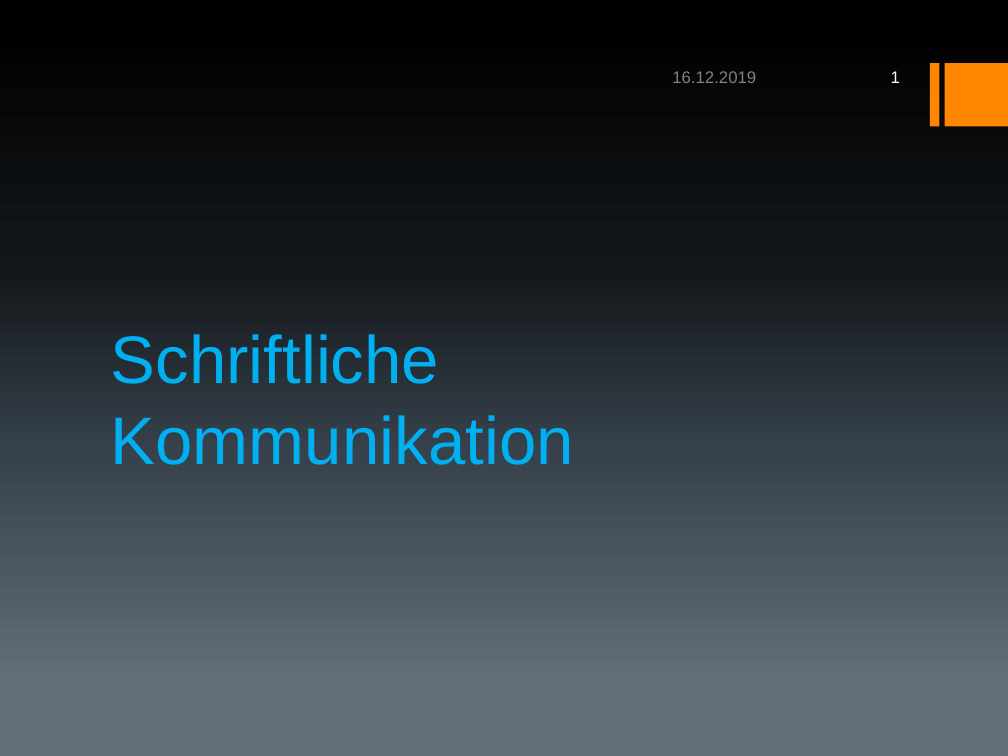
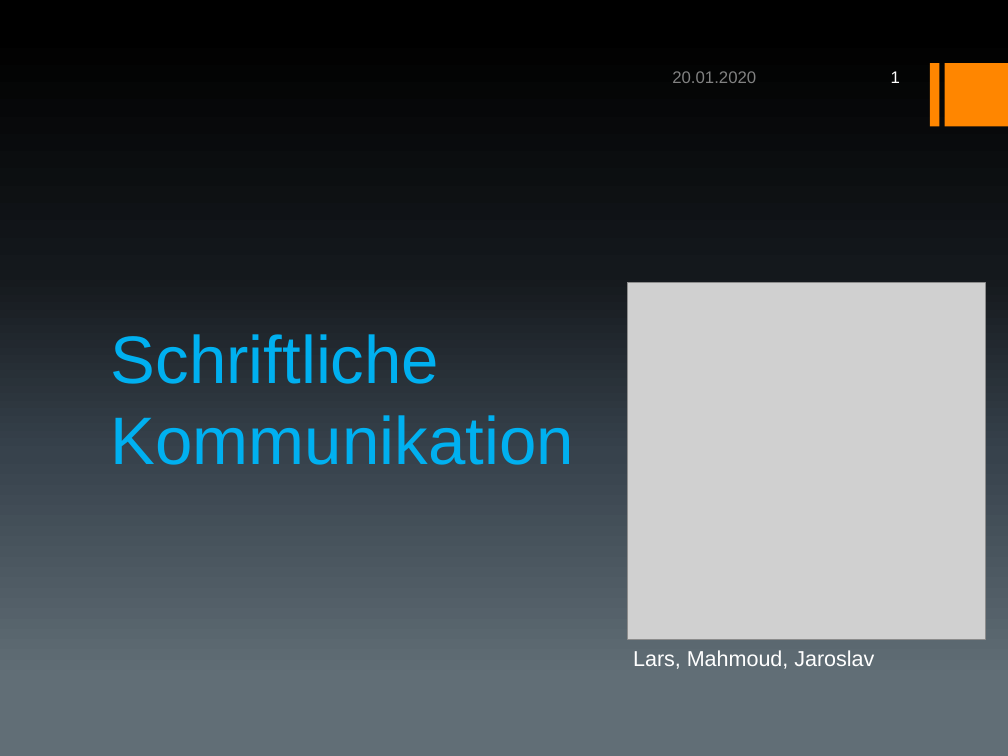
Before and after one commit to Raynar3455/Berufsschule, a slide deck: slide 1 of Schule/Deutsch_Kommunikation/Präsentation/Lars, Mahmoud, jaruslav/Präsentation.pptx. Drawn at 1008x756 pixels with LibreOffice and Linux fonts; fonts in the diff are those of the drawing; grey boxes stand for pictures; background and template pictures are left out. Boxes give left, top, right and bottom in pixels: in the first picture for what was removed or moved away, otherwise in the second. Text is boxed around its words. In the diff, an @@ line names an element or a change of style, - is before the commit and + after.

```diff
--- a/Schule/Deutsch_Kommunikation/Präsentation/Lars, Mahmoud, jaruslav/Präsentation.pptx
+++ b/Schule/Deutsch_Kommunikation/Präsentation/Lars, Mahmoud, jaruslav/Präsentation.pptx
@@ text at (672, 71, 756, 83): text changed @@
-16.12.2019
+20.01.2020
@@ picture added at (628, 283, 985, 640) @@
@@ subtitle added at (633, 650, 874, 669), 15.4 pt, text #FFFFFF @@
+Lars, Mahmoud, Jaroslav
```
Also in this commit, not shown: 3 other slides changed, 7 slides added, 5 slides removed, 51 other files.
